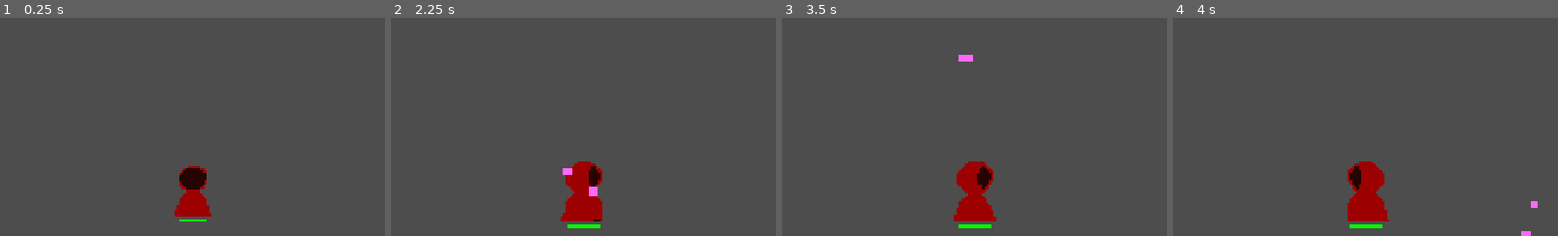
Above: before the commit, frames 1-4 (left to right).
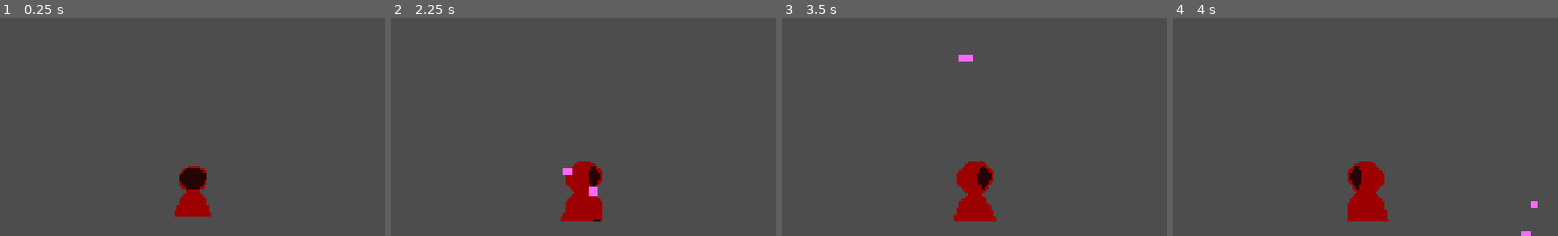
Above: after the commit, the same moments.

Repository: viggogoeth/NotMG
Game: Godot game, scene res://OBSOLETE_main.tscn
Two runs of this game, one before a commit and one after it. Both use one fixed random seed, a clock stepped at 60 frames per second and the inputs below. This scene is started directly instead of the project's main scene.
Inputs (mouse positions are % of the whole screen's width and height, from its top left):
- Up to frame 1 (0.25 s): no input
- Up to frame 2 (2.25 s): move the mouse to (73, 45) at 0.52 s; hold D (move_right) 0.53-1.25 s; tap E (interact) at 0.6 s; click (73, 45) at 0.67 s; drag from (30, 55) to (50, 50) at 1.27 s; move the mouse to (60, 28) at 2.02 s; hold D (move_right) from 2.03 s (still down); tap - (zoom_in) at 2.1 s; click (60, 28) at 2.17 s
- Up to frame 3 (3.5 s): release D (move_right) at 2.75 s; drag from (45, 70) to (52, 16) at 2.77 s
- Up to frame 4 (4 s): tap Enter at 3.5 s; move the mouse to (81, 65) at 3.52 s; hold A (move_left) from 3.53 s (still down); tap E (interact) at 3.6 s; click (81, 65) at 3.67 s
The pictures show only the part of the screen within x 25-75%, y 10-60%; the shares and areas given below are measured in that part.

The runs differ from the first frame. In frame 1, less than 0.1% of the frame differs, in the area x 46-54%, y 92-94%; in frame 2, 0.2%, in the area x 45-55%, y 94-97%; in frame 3, 0.2%; in frame 4, 0.2%.

Commit message:
drag and drop items

Diff:
--- a/entities/characters/components/health_component.gd
+++ b/entities/characters/components/health_component.gd
@@ -12,7 +12,6 @@
 func _ready() -> void:
 	$HealthbarBackground.visible = healthbar_shown
 	$Healthbar.visible = healthbar_shown
-	_update_healthbar()
 
 # Called every frame. 'delta' is the elapsed time since the previous frame.
 func _process(delta: float) -> void:
--- a/entities/characters/player.tscn
+++ b/entities/characters/player.tscn
@@ -382,6 +382,7 @@
 
 [node name="HealthComponent" parent="." unique_id=334772244 instance=ExtResource("48_48k2y")]
 position = Vector2(0, 68)
+healthbar_shown = false
 
 [node name="HitBox" type="Area2D" parent="." unique_id=476129413]
 collision_layer = 0
--- a/items/item_data.gd
+++ b/items/item_data.gd
@@ -6,11 +6,5 @@
 @export var rarity: int
 @export var texture: Texture2D
 
-# Called when the node enters the scene tree for the first time.
-func _ready() -> void:
-	pass # Replace with function body.
-
-
-# Called every frame. 'delta' is the elapsed time since the previous frame.
-func _process(delta: float) -> void:
-	pass
+func get_stats_text() -> String:
+	return ""
--- a/items/item_slot.gd
+++ b/items/item_slot.gd
@@ -3,7 +3,6 @@
 @export var slot_data: SlotData
 
 var hovered: bool = false
-var dragged: bool = false
 
 # Called when the node enters the scene tree for the first time.
 func _ready() -> void:
@@ -16,8 +15,6 @@
 func _process(delta: float) -> void:
 	if $Tooltip.visible:
 		$Tooltip.global_position = get_global_mouse_position() + Vector2(5, 5)
-	if dragged:
-		global_position = get_global_mouse_position()
 
 func set_data(data: SlotData) -> void:
 	if is_instance_valid(data):
@@ -25,17 +22,12 @@
 		if is_instance_valid(slot_data.item_in_slot):
 			var item = slot_data.item_in_slot
 			$Tooltip/VBoxContainer/ItemName.text = item.item_name
-			# TODO: instance_of is not that nice? what happens when there are 30 different item archetypes
-			if item is WeaponData:
-				_set_stats_on_weapon(item)
+			$Tooltip/VBoxContainer/Stats.text = item.get_stats_text()
 			# TODO: set the texture here based on ID (using a map?)
 			_set_texture(item)
 			_set_rarity_color(item.rarity)
 		else:
 			texture = null
-
-func _set_stats_on_weapon(item: WeaponData) -> void:
-	$Tooltip/VBoxContainer/Stats.text = "Damage: %.1f\nFire Rate: %.2f\nProjectiles: %d\nRange: %1.f" % [item.base_damage, item.base_attack_rate, item.projectiles_count, item.range]
 
 func _set_texture(item: ItemData) -> void:
 	texture = item.texture
@@ -64,3 +56,33 @@
 func _on_mouse_exited() -> void:
 	hovered = false
 	$Tooltip.hide()
+
+func _get_drag_data(at_position: Vector2) -> Variant:
+	if not is_instance_valid(slot_data.item_in_slot):
+		return null
+
+	var drag_data = {
+		"origin_slot": self,
+		"item_data": slot_data.item_in_slot
+	}
+
+	# add texture dragging
+
+	return drag_data
+
+func _can_drop_data(at_position: Vector2, data: Variant) -> bool:
+	return data is Dictionary and data.has("origin_slot")
+
+func _drop_data(at_position: Vector2, data: Variant) -> void:
+	var origin_slot = data["origin_slot"]
+
+	if origin_slot == self:
+		return
+
+	var temp_item = self.slot_data.item_in_slot
+
+	self.slot_data.item_in_slot = origin_slot.slot_data.item_in_slot
+
+	origin_slot.slot_data.item_in_slot = temp_item
+	self.set_data(self.slot_data)
+	origin_slot.set_data(origin_slot.slot_data)
--- a/items/weapon_data.gd
+++ b/items/weapon_data.gd
@@ -5,3 +5,6 @@
 @export var projectiles_count: int
 @export var range: float
 @export var pattern: String
+
+func get_stats_text() -> String:
+	return "Damage: %.1f\nFire Rate: %.2f\nProjectiles: %d\nRange: %1.f" % [base_damage, base_attack_rate, projectiles_count, range]
--- a/menus/inventory_menu.gd
+++ b/menus/inventory_menu.gd
@@ -32,7 +32,7 @@
 	if event.is_action_pressed("pause") and self.visible:
 		pass # TODO: make escape close the inventory as well
 
-	if event is InputEventMouseButton and event.is_pressed() and event.button_index == MOUSE_BUTTON_LEFT:
+	if event is InputEventMouseButton and event.double_click and event.button_index == MOUSE_BUTTON_LEFT:
 		for item in $InventoryContainer/InventoryGrid.get_children():
 			if item.hovered:
 				_equip_weapon(item)
